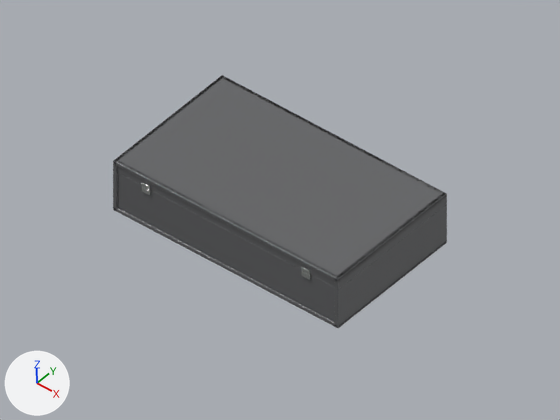
An edit to the Blender file pockets-volume-6-model.blend, drawn before and after from the same camera.
Camera for both pictures: the file's camera 'Camera'. The lights are fixed; the arrows at lower left show +X, +Y and +Z. The first picture is the older version.

Objects in the first picture: 'Case_base', 'Case_end.001', 'Case_side', 'Case_side.001', 'Lid_end', 'Lid_end.001', 'Lid_side', 'Lid_side.001', 'Lid_top' and 3 more.
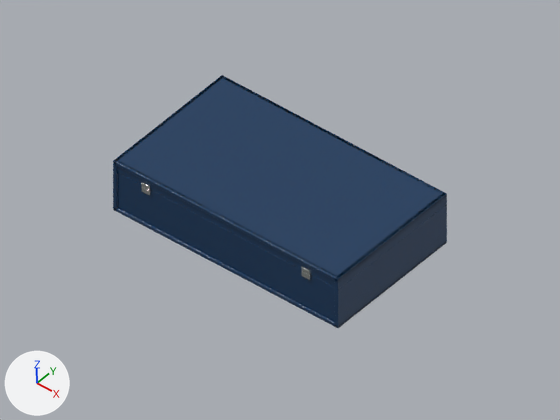
What changed in the scene script:
```text
Add img_plastic_exterior_color:
    img_plastic_exterior_color = load_image('Plastic exterior color', '_unpacked/finish-plastic-color.png', 256, 256, 'sRGB')
Add mat_utsw_shell_plastic_navy:
    mat_utsw_shell_plastic_navy = bpy.data.materials.new('UTSW shell plastic navy')
    # colours: dark blue #00355d
    # uses the picture img_finish_plastic_normal_png
    # uses the picture img_plastic_exterior_color
Change me_cube_020:
    where me_cube_020.from_pydata(...)  # 8 vertices, 6 faces; spans x -0.171..0.171, y -0.102..0.102, z -0.003..0.003
    remove me_cube_020.materials.append(mat_utsw_shell_plastic_gray)
    add me_cube_020.materials.append(mat_utsw_shell_plastic_navy)
Change me_cube_031:
    where me_cube_031.from_pydata(...)  # 8 vertices, 6 faces; spans x -0.003..0.003, y -0.102..0.102, z -0.023..0.023
    remove me_cube_031.materials.append(mat_utsw_shell_plastic_gray)
    add me_cube_031.materials.append(mat_utsw_shell_plastic_navy)
Change me_cube_033:
    where me_cube_033.from_pydata(...)  # 8 vertices, 6 faces; spans x -0.003..0.003, y -0.102..0.102, z -0.023..0.023
    remove me_cube_033.materials.append(mat_utsw_shell_plastic_gray)
    add me_cube_033.materials.append(mat_utsw_shell_plastic_navy)
Change me_cube_029:
    where me_cube_029.from_pydata(...)  # 8 vertices, 6 faces; spans x -0.166..0.166, y -0.002..0.002, z -0.023..0.023
    remove me_cube_029.materials.append(mat_utsw_shell_plastic_gray)
    add me_cube_029.materials.append(mat_utsw_shell_plastic_navy)
Change me_cube_044:
    where me_cube_044.from_pydata(...)  # 8 vertices, 6 faces; spans x -0.171..0.171, y -0.102..0.102, z -0.003..0.003
    remove me_cube_044.materials.append(mat_utsw_shell_plastic_gray)
    add me_cube_044.materials.append(mat_utsw_shell_plastic_navy)
Change me_cube_042:
    where me_cube_042.from_pydata(...)  # 8 vertices, 6 faces; spans x -0.003..0.003, y -0.102..0.102, z -0.008..0.008
    remove me_cube_042.materials.append(mat_utsw_shell_plastic_gray)
    add me_cube_042.materials.append(mat_utsw_shell_plastic_navy)
Change me_cube_043:
    where me_cube_043.from_pydata(...)  # 8 vertices, 6 faces; spans x -0.003..0.003, y -0.102..0.102, z -0.008..0.008
    remove me_cube_043.materials.append(mat_utsw_shell_plastic_gray)
    add me_cube_043.materials.append(mat_utsw_shell_plastic_navy)
Change me_cube_035:
    where me_cube_035.from_pydata(...)  # 8 vertices, 6 faces; spans x -0.166..0.166, y -0.003..0.003, z -0.008..0.008
    remove me_cube_035.materials.append(mat_utsw_shell_plastic_gray)
    add me_cube_035.materials.append(mat_utsw_shell_plastic_navy)
Change me_cube_037:
    where me_cube_037.from_pydata(...)  # 8 vertices, 6 faces; spans x -0.166..0.166, y -0.002..0.002, z -0.008..0.008
    remove me_cube_037.materials.append(mat_utsw_shell_plastic_gray)
    add me_cube_037.materials.append(mat_utsw_shell_plastic_navy)
```

Changed parts and their boxes [x1, y1, x2, y2] in the pictures (560 x 420 px):
'Lid_top', recoloured (grey to blue): [114, 77, 447, 282] in both
'Case_end.001', recoloured (grey to blue): [118, 173, 335, 322] in both
'Case_side.001', recoloured: [335, 204, 447, 328] in both
'Lid_end.001', recoloured: [118, 161, 336, 287] in both
'Lid_side.001', recoloured: [335, 192, 447, 290] in both
'Case_base', recoloured: [116, 208, 446, 327] in both
'Lid_end', recoloured: [223, 77, 443, 192] in both
'Lid_side', recoloured: [113, 75, 225, 173] in both
